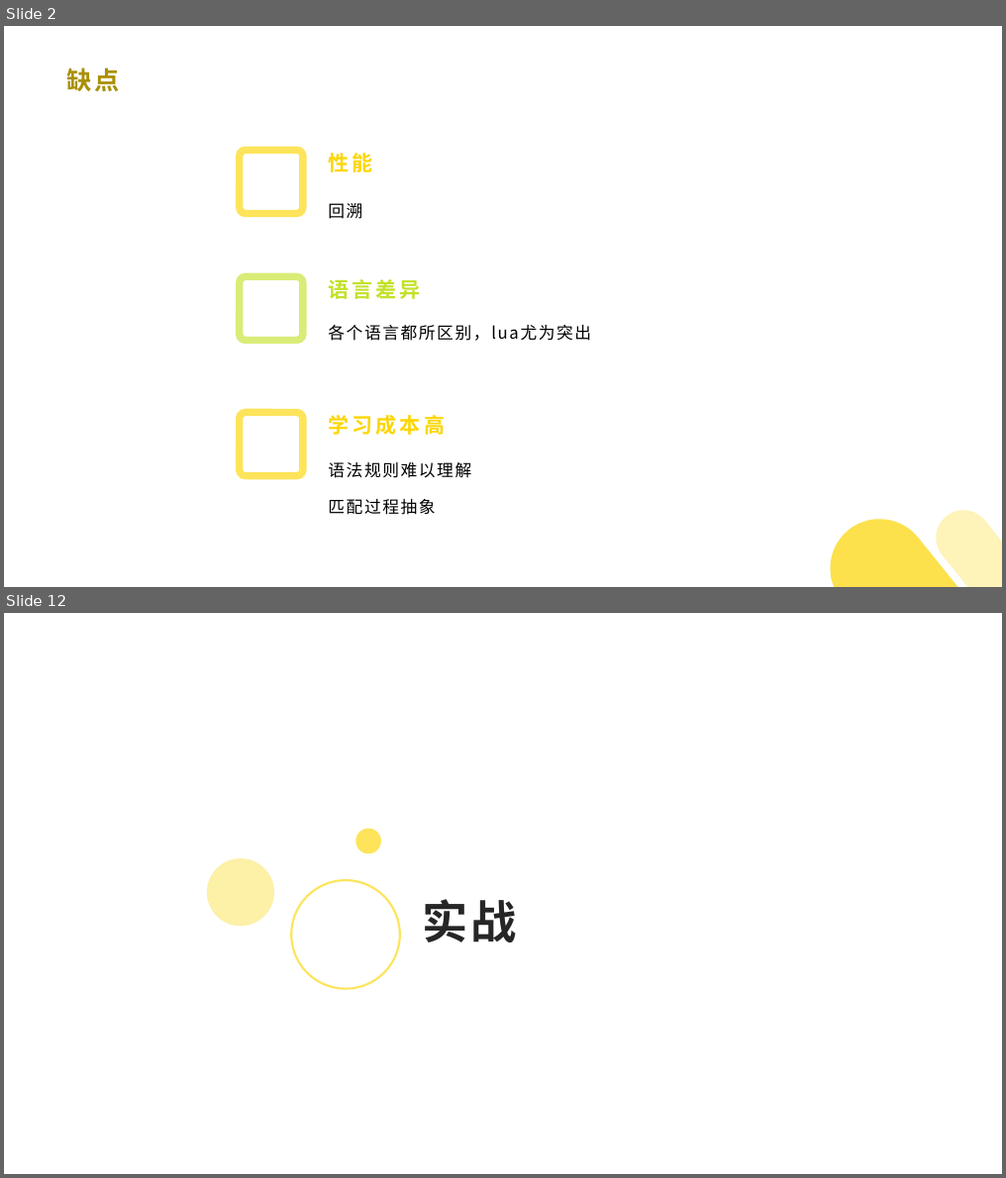
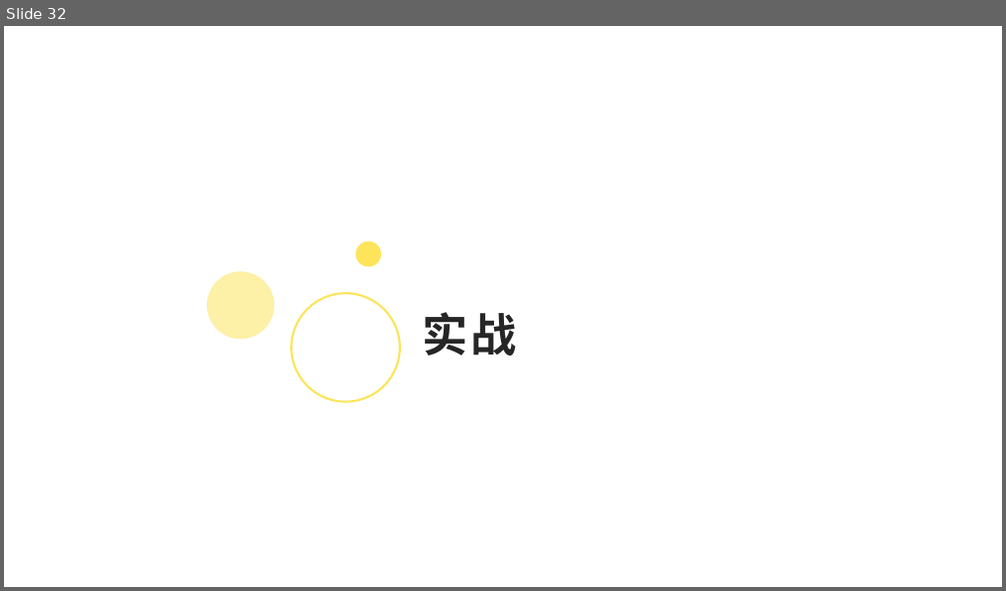
Before and after one commit to 382615666/note, a slide deck: 科普.pptx. Shown one above the other, each under a label of ours: slides 2 and 12 before the commit, slide 32 after it; the slides between them are not shown. The pictures are 1006x1178 and 1006x591 pixels, drawn with LibreOffice and Linux fonts; fonts in the diff are those of the drawing. Boxes give left, top, right and bottom in pixels: in the first picture for what was removed or moved away, otherwise in the second. Text is boxed around its words. In the diff, an @@ line names an element or a change of style, - is before the commit and + after.

```diff
--- a/科普.pptx
+++ b/科普.pptx
@@ slide 2 removed at [4,26,1002,587], background #FFFFFF @@
@@ text removed at [67,68,119,91] @@
-缺点
@@ rounded rectangle removed at [239,151,303,214] @@
@@ text removed at [328,153,372,173] @@
-性能
@@ text removed at [328,203,362,219] @@
-回溯
@@ rounded rectangle removed at [239,276,303,341] @@
@@ text removed at [328,279,421,299] @@
-语言差异
@@ text removed at [328,325,591,341] @@
-各个语言都所区别，lua尤为突出
@@ rounded rectangle removed at [239,412,303,475] @@
@@ text removed at [328,415,445,435] @@
-学习成本高
@@ text removed at [328,463,471,515] @@
-语法规则难以理解
-匹配过程抽象
@@ freeform shape removed at [831,519,958,587] @@
@@ freeform shape removed at [936,510,1002,587] @@
@@ what was slide 12 is now slide 32 @@
```
Also in this commit, not shown: 12 slides changed, 26 slides added, 5 other slides removed, 2 other files.
